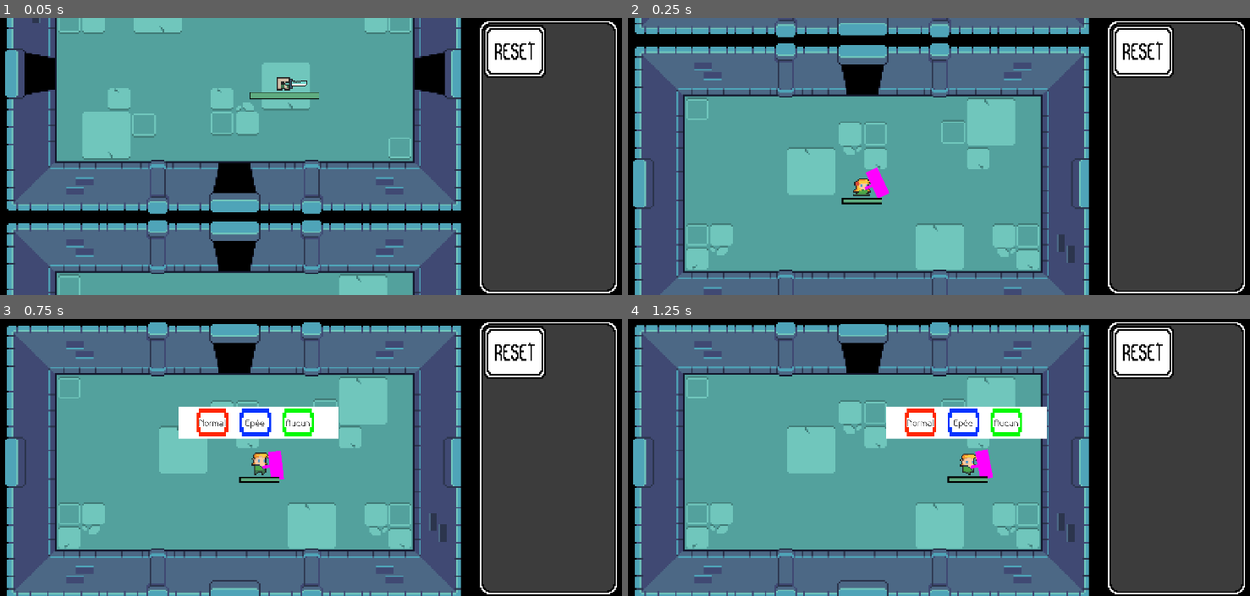
Above: before the commit, frames 1-4 (two rows, left to right).
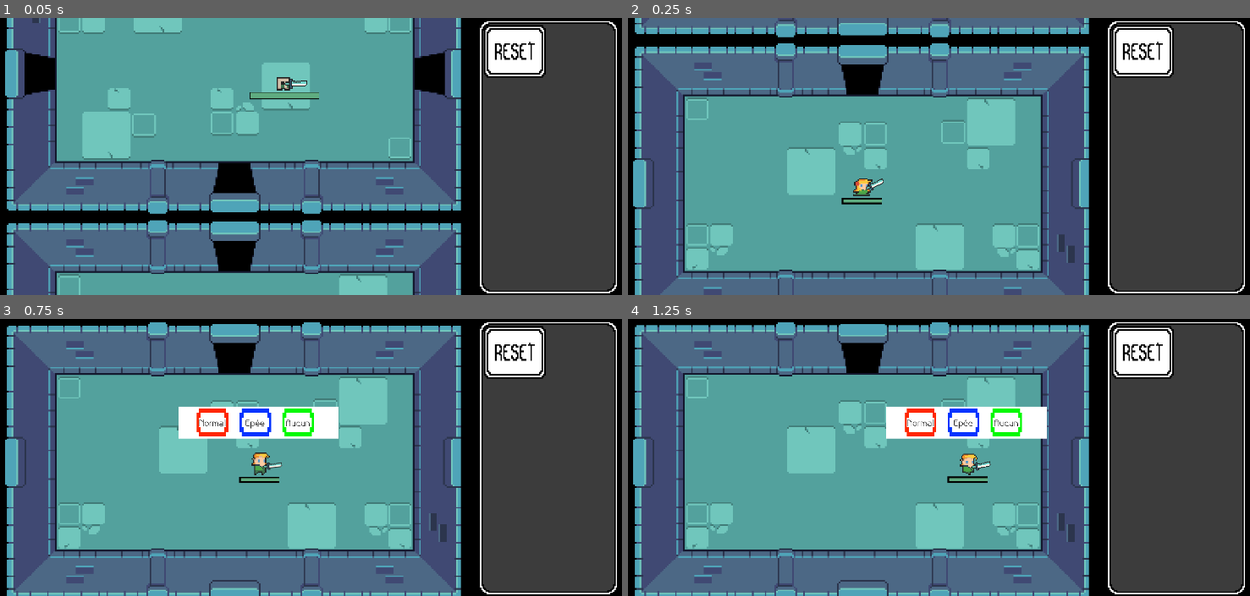
Above: after the commit, the same moments.

Repository: Lmorder2/Game-Jam---Max-Pierre-Arthur-Thomas
Game: Godot game, scene res://world.tscn
Same seed, same stepped clock (60 frames per second), same inputs: the game is played once before the commit and once after it.
Inputs (mouse positions are in pixels of both pictures, inside the frame that each line leads up to):
- Up to frame 1 (0.05 s): no input
- Up to frame 2 (0.25 s): no input
- Up to frame 3 (0.75 s): move the mouse to (466, 443) at 0.52 s; hold D (right) from 0.53 s (still down); hold Alt (alt) from 0.53 s (still down); click (466, 443) at 0.6 s
- Up to frame 4 (1.25 s): keep holding D (right); keep holding Alt (alt)

Frame 1 is identical in both runs. In frame 2, 0.2% of the frame differs, in the area x 37-43%, y 53-65%; in frame 3, 0.2%; in frame 4, 0.2%.
Error before the commit: Invalid assignment of property or key 'visible' with value of type 'bool' on a base object of type 'null instance'. (res://weapons.gd:15)

Commit message:
FIN DU JEU PUTAIN C'EST LE COMMIT FINAL. MERCI COLIN POUR LES HEURES SUP' <33333

Diff:
--- a/health_manager.gd
+++ b/health_manager.gd
@@ -18,8 +18,9 @@
 
 func life_reset():
 	healthMax = originalHealthMax
+	healthActual = healthMax
 	lifeBar.set_max(healthMax)
-	healthActual.set_value(healthMax)
+	lifeBar.set_value(healthActual)
 
 func life_update():
 	lifeBar.set_value(healthActual)
@@ -39,6 +40,10 @@
 		amount = 0
 		life_update()
 		death.emit()
+		if $"..".name == "Player":
+			print("le joueur est mort")
+			$"..".global_position = $"..".START_GAME.global_position
+			life_reset()
 
 	elif healthCalc >= healthMax :
 		healthActual = healthMax
--- a/player.gd
+++ b/player.gd
@@ -1,5 +1,5 @@
 extends CharacterBody2D
-var damage_amount = 500.0
+var damage_amount = 5.0
 const MAX_SPEED = 100.0
 const ACCELERATION = 1000.0
 const FRICTION = 500.0
@@ -7,6 +7,8 @@
 var player_chase = true
 var acceleration_ratio = 1.0
 #@onready var animated_sprite_2d: AnimatedSprite2D = $AnimatedSprite2D
+@export var START_GAME : Node2D
+
 #mouvement
 func _physics_process(delta: float) -> void:
 	var input = Input.get_vector("left", "right", "up", "down")
--- a/room_boss.tscn
+++ b/room_boss.tscn
@@ -1,11 +1,10 @@
-[gd_scene load_steps=9 format=3 uid="uid://p6sftspc5d67"]
+[gd_scene load_steps=8 format=3 uid="uid://p6sftspc5d67"]
 
-[ext_resource type="Script" uid="uid://3d34kkpadtkr" path="res://room_all.gd" id="1_avka1"]
+[ext_resource type="Script" path="res://room_all.gd" id="1_avka1"]
 [ext_resource type="Texture2D" uid="uid://dnon74iy080fq" path="res://dungeon_rooms/bottom.png" id="2_p0ly0"]
 [ext_resource type="Texture2D" uid="uid://bkx2epnt5ymb7" path="res://dungeon_rooms/basic_dungeon_room.png" id="3_x5hb5"]
 [ext_resource type="PackedScene" uid="uid://cqfaktsu0eir" path="res://door.tscn" id="4_lmeir"]
 [ext_resource type="PackedScene" uid="uid://08is53654krc" path="res://mob.tscn" id="6_lmeir"]
-[ext_resource type="PackedScene" uid="uid://c43gvymefayp4" path="res://player.tscn" id="6_x5hb5"]
 
 [sub_resource type="RectangleShape2D" id="RectangleShape2D_ecl6m"]
 size = Vector2(224, 112)
@@ -61,9 +60,6 @@
 [node name="CollisionShape2D" type="CollisionShape2D" parent="DoorDown"]
 shape = SubResource("RectangleShape2D_6yqxi")
 
-[node name="Player" parent="." instance=ExtResource("6_x5hb5")]
-position = Vector2(207, 132)
-
 [node name="mob" parent="." instance=ExtResource("6_lmeir")]
 position = Vector2(168, 64)
 scale = Vector2(0.76, 0.76)
--- a/room_top_left_v2.tscn
+++ b/room_top_left_v2.tscn
@@ -73,6 +73,7 @@
 
 [node name="mob" parent="." instance=ExtResource("5_5mybx")]
 position = Vector2(93, 102)
+scale = Vector2(0.395, 0.395)
 drop_scene = ExtResource("6_t84nt")
 
 [connection signal="body_entered" from="PlayerDetector" to="." method="_on_player_detector_body_entered"]
--- a/scenes/grid_container.gd
+++ b/scenes/grid_container.gd
@@ -21,3 +21,9 @@
 		$Case4.show()
 	elif item == "Shrink":
 		$Case2.show()
+	elif item == "Poison":
+		$Case5é.show()
+	elif item == "Grand":
+		$Case1.show()
+	elif item == "Stun":
+		$Case6.show()
--- a/weapons_sword.tscn
+++ b/weapons_sword.tscn
@@ -1,29 +1,60 @@
-[gd_scene load_steps=4 format=3 uid="uid://7wdw423elhcf"]
+[gd_scene load_steps=8 format=3 uid="uid://7wdw423elhcf"]
 
 [ext_resource type="Script" uid="uid://ch578lxvaxe8m" path="res://weapons.gd" id="1_6ptjx"]
+[ext_resource type="Texture2D" uid="uid://bqabxbsvd6vaa" path="res://Sprites/frames/weapon_saw_sword.png" id="2_8navt"]
+[ext_resource type="Texture2D" uid="uid://d1jx73eg7q7mg" path="res://Sprites/frames/épée.png" id="3_47o74"]
 
-[sub_resource type="PlaceholderTexture2D" id="PlaceholderTexture2D_i3pqv"]
+[sub_resource type="AtlasTexture" id="AtlasTexture_cmahm"]
+atlas = ExtResource("3_47o74")
+region = Rect2(189, 65, 511, 825)
 
-[sub_resource type="PlaceholderTexture2D" id="PlaceholderTexture2D_6ptjx"]
+[sub_resource type="AtlasTexture" id="AtlasTexture_fjoch"]
+atlas = ExtResource("3_47o74")
+region = Rect2(700, 65, 511, 825)
+
+[sub_resource type="AtlasTexture" id="AtlasTexture_r1ppx"]
+atlas = ExtResource("3_47o74")
+region = Rect2(1211, 65, 511, 825)
+
+[sub_resource type="SpriteFrames" id="SpriteFrames_4bq2y"]
+animations = [{
+"frames": [{
+"duration": 1.0,
+"texture": SubResource("AtlasTexture_cmahm")
+}, {
+"duration": 1.0,
+"texture": SubResource("AtlasTexture_fjoch")
+}, {
+"duration": 1.0,
+"texture": SubResource("AtlasTexture_r1ppx")
+}],
+"loop": true,
+"name": &"attack",
+"speed": 10.0
+}]
 
 [node name="WeaponsSword" type="Area2D" node_paths=PackedStringArray("hitbox")]
 visibility_layer = 4
 collision_mask = 4
 script = ExtResource("1_6ptjx")
-hitbox = NodePath("SwordAttack")
+hitbox = NodePath("")
 
-[node name="Sword" type="Sprite2D" parent="."]
-scale = Vector2(10.5, 1.8761)
-texture = SubResource("PlaceholderTexture2D_i3pqv")
+[node name="weapon" type="Sprite2D" parent="."]
+position = Vector2(6, 0)
+rotation = 1.5708
+scale = Vector2(0.515723, 0.479575)
+texture = ExtResource("2_8navt")
 offset = Vector2(0.45, 0)
 
 [node name="SwordAttack" type="CollisionPolygon2D" parent="."]
 position = Vector2(0, 7)
 polygon = PackedVector2Array(4, -14, 12, -16, 12, 2, 4, 0)
 
-[node name="Sprite2D" type="Sprite2D" parent="."]
-position = Vector2(8, 0)
-scale = Vector2(8, 18)
-texture = SubResource("PlaceholderTexture2D_6ptjx")
+[node name="WeaponAnimation" type="AnimatedSprite2D" parent="."]
+position = Vector2(5, 2.84217e-14)
+rotation = 1.5708
+scale = Vector2(0.0249386, 0.025864)
+sprite_frames = SubResource("SpriteFrames_4bq2y")
+animation = &"attack"
 
 [connection signal="body_entered" from="." to="." method="_on_body_entered"]
--- a/world.tscn
+++ b/world.tscn
@@ -16,15 +16,17 @@
 [ext_resource type="PackedScene" uid="uid://bvn1f5odxxjk7" path="res://room_top_left.tscn" id="9_2o6r5"]
 [ext_resource type="PackedScene" uid="uid://brjokpyapc4ly" path="res://room_bottom.tscn" id="11_2u3nc"]
 [ext_resource type="Texture2D" uid="uid://yrtianmkcj6j" path="res://word_shrink.png" id="12_cbp6q"]
-[ext_resource type="PackedScene" uid="uid://d1yy4d83uqw5v" path="res://room_all.tscn" id="15_2u3nc"]
+[ext_resource type="PackedScene" uid="uid://j0plhwgm7r82" path="res://room_all.tscn" id="15_2u3nc"]
 [ext_resource type="PackedScene" uid="uid://comh65adnc5k1" path="res://room_top_left_v2.tscn" id="15_hiqwa"]
 [ext_resource type="AudioStream" uid="uid://cifnrbkx0s8hh" path="res://(8bit) ELDEN RING - Main Theme  Short Version (Chiptune Cover).wav" id="15_udxuc"]
+[ext_resource type="PackedScene" uid="uid://p6sftspc5d67" path="res://room_boss.tscn" id="20_26xuy"]
 
 [node name="World" type="Node2D"]
 
-[node name="Player" parent="." instance=ExtResource("2_mpfnx")]
+[node name="Player" parent="." node_paths=PackedStringArray("START_GAME") instance=ExtResource("2_mpfnx")]
 position = Vector2(160, 279)
 motion_mode = 1
+START_GAME = NodePath("../START_GAME")
 
 [node name="spawn" parent="." instance=ExtResource("2_gbfbk")]
 position = Vector2(0, 180)
@@ -98,6 +100,9 @@
 [node name="START_GAME" type="Node2D" parent="."]
 position = Vector2(104, 272)
 
+[node name="DungeonRoom3" parent="." instance=ExtResource("20_26xuy")]
+position = Vector2(0, -540)
+
 [editable path="Chest2"]
 [editable path="room_bottom_right/Chest3"]
 [editable path="room_bottom/Chest4"]
Not shown: 1 places in player.tscn that only renumber resources
Not shown: 1 places in room_top_left_v2.tscn that only renumber resources
Not shown: 2 places in world.tscn that only renumber resources
